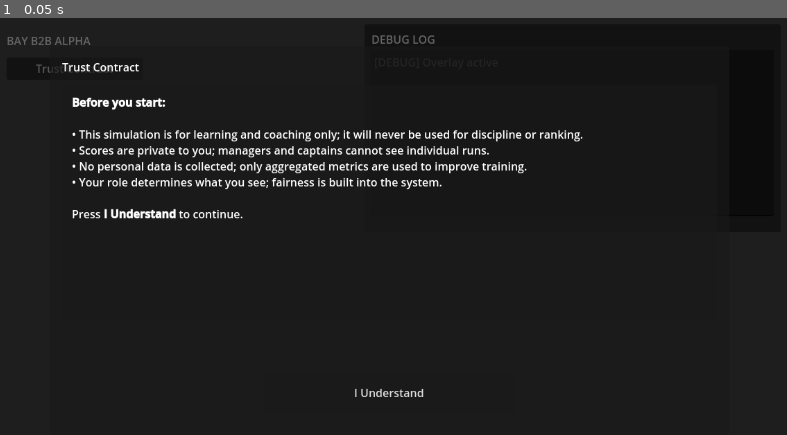
Above: before the commit, frame 1.
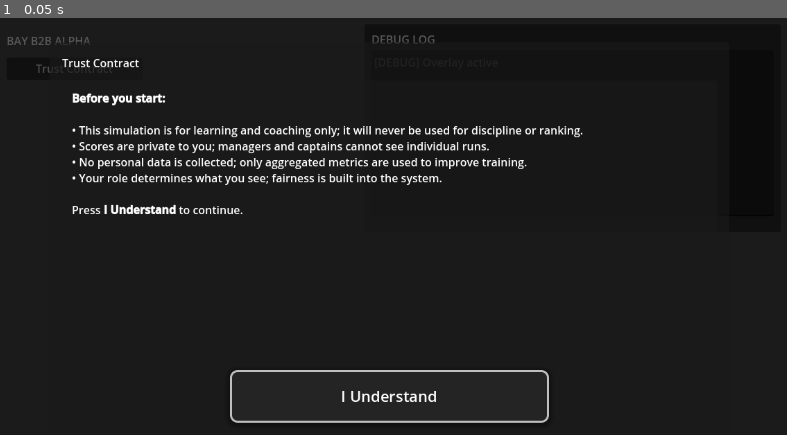
Above: after the commit, the same moment.

Repository: donotworryitisme-boop/wots-alpha
Game: Godot game, scene res://scenes/Main.tscn
The game is run twice, just before and just after one commit, with the same random seed, the same clock (stepped at 60 frames per second) and the same inputs.
Inputs:
- Up to frame 1 (0.05 s): no input

The runs differ from the first frame. In frame 1, 5.4% of the frame differs, in the area x 6-75%, y 5-98%.

Commit message:
here the button works fine

Diff:
--- a/ui/TrustContract.tscn
+++ b/ui/TrustContract.tscn
@@ -1,76 +1,148 @@
-[gd_scene load_steps=2 format=3]
+[gd_scene load_steps=6 format=3 uid="uid://cmdyksxy0imga"]
 
-[ext_resource type="Script" path="res://scripts/TrustContract.gd" id="1"]
+[ext_resource type="Script" uid="uid://dbg8uk1qnu80w" path="res://scripts/TrustContract.gd" id="1"]
+
+[sub_resource type="StyleBoxFlat" id="StyleBoxFlat_Normal"]
+bg_color = Color(0.14, 0.14, 0.14, 1)
+border_width_left = 3
+border_width_top = 3
+border_width_right = 3
+border_width_bottom = 3
+border_color = Color(0.75, 0.75, 0.75, 1)
+corner_radius_top_left = 10
+corner_radius_top_right = 10
+corner_radius_bottom_right = 10
+corner_radius_bottom_left = 10
+shadow_color = Color(0, 0, 0, 0.35)
+shadow_size = 8
+shadow_offset = Vector2(0, 2)
+
+[sub_resource type="StyleBoxFlat" id="StyleBoxFlat_Pressed"]
+bg_color = Color(0.1, 0.1, 0.1, 1)
+border_width_left = 4
+border_width_top = 4
+border_width_right = 4
+border_width_bottom = 4
+border_color = Color(0.92, 0.92, 0.92, 1)
+corner_radius_top_left = 10
+corner_radius_top_right = 10
+corner_radius_bottom_right = 10
+corner_radius_bottom_left = 10
+shadow_color = Color(0, 0, 0, 0.25)
+shadow_size = 6
+shadow_offset = Vector2(0, 1)
+
+[sub_resource type="StyleBoxFlat" id="StyleBoxFlat_Hover"]
+bg_color = Color(0.22, 0.22, 0.22, 1)
+border_width_left = 4
+border_width_top = 4
+border_width_right = 4
+border_width_bottom = 4
+border_color = Color(0.25, 0.75, 1, 1)
+corner_radius_top_left = 10
+corner_radius_top_right = 10
+corner_radius_bottom_right = 10
+corner_radius_bottom_left = 10
+shadow_color = Color(0, 0, 0, 0.5)
+shadow_size = 12
+shadow_offset = Vector2(0, 3)
+
+[sub_resource type="StyleBoxFlat" id="StyleBoxFlat_Focus"]
+bg_color = Color(0.16, 0.16, 0.16, 1)
+border_width_left = 4
+border_width_top = 4
+border_width_right = 4
+border_width_bottom = 4
+border_color = Color(1, 0.85, 0.2, 1)
+corner_radius_top_left = 10
+corner_radius_top_right = 10
+corner_radius_bottom_right = 10
+corner_radius_bottom_left = 10
+shadow_color = Color(0, 0, 0, 0.45)
+shadow_size = 12
+shadow_offset = Vector2(0, 3)
 
 [node name="TrustContract" type="CanvasLayer"]
 layer = 10
 script = ExtResource("1")
 
 [node name="Dimmer" type="ColorRect" parent="."]
+anchors_preset = 15
 anchor_right = 1.0
 anchor_bottom = 1.0
-mouse_filter = 0
-color = Color(0, 0, 0, 0.6)
+color = Color(0, 0, 0, 0.65)
 
 [node name="Root" type="Control" parent="."]
+layout_mode = 3
+anchors_preset = 15
 anchor_right = 1.0
 anchor_bottom = 1.0
+grow_horizontal = 2
+grow_vertical = 2
 mouse_filter = 2
 
 [node name="Center" type="CenterContainer" parent="Root"]
+layout_mode = 0
 anchor_right = 1.0
 anchor_bottom = 1.0
 mouse_filter = 2
 
 [node name="Panel" type="PanelContainer" parent="Root/Center"]
 custom_minimum_size = Vector2(980, 560)
+layout_mode = 2
 mouse_filter = 2
 
 [node name="Margin" type="MarginContainer" parent="Root/Center/Panel"]
+layout_mode = 2
+mouse_filter = 2
 theme_override_constants/margin_left = 18
 theme_override_constants/margin_top = 18
 theme_override_constants/margin_right = 18
 theme_override_constants/margin_bottom = 18
-mouse_filter = 2
 
 [node name="VBox" type="VBoxContainer" parent="Root/Center/Panel/Margin"]
+layout_mode = 2
+mouse_filter = 2
 theme_override_constants/separation = 14
-mouse_filter = 2
 
 [node name="Title" type="Label" parent="Root/Center/Panel/Margin/VBox"]
+layout_mode = 2
+mouse_filter = 0
 text = "Trust Contract"
-mouse_filter = 0
 
 [node name="BodyPanel" type="PanelContainer" parent="Root/Center/Panel/Margin/VBox"]
-custom_minimum_size = Vector2(0, 340)
-size_flags_vertical = 3
+custom_minimum_size = Vector2(0, 400)
+layout_mode = 2
 mouse_filter = 2
 
 [node name="BodyMargin" type="MarginContainer" parent="Root/Center/Panel/Margin/VBox/BodyPanel"]
+layout_mode = 2
+mouse_filter = 2
 theme_override_constants/margin_left = 14
 theme_override_constants/margin_top = 14
 theme_override_constants/margin_right = 14
 theme_override_constants/margin_bottom = 14
-mouse_filter = 2
 
 [node name="Body" type="RichTextLabel" parent="Root/Center/Panel/Margin/VBox/BodyPanel/BodyMargin"]
+layout_mode = 2
 bbcode_enabled = true
-scroll_active = true
-size_flags_vertical = 3
-mouse_filter = 0
-
-[node name="Spacer" type="Control" parent="Root/Center/Panel/Margin/VBox"]
-size_flags_vertical = 3
-mouse_filter = 0
 
 [node name="ButtonCenter" type="CenterContainer" parent="Root/Center/Panel/Margin/VBox"]
 custom_minimum_size = Vector2(0, 84)
+layout_mode = 2
 mouse_filter = 2
 
 [node name="AcceptButton" type="Button" parent="Root/Center/Panel/Margin/VBox/ButtonCenter"]
-custom_minimum_size = Vector2(360, 60)
+custom_minimum_size = Vector2(460, 76)
+layout_mode = 2
+mouse_filter = 2
+mouse_default_cursor_shape = 2
+theme_override_colors/font_color = Color(1, 1, 1, 1)
+theme_override_font_sizes/font_size = 22
+theme_override_styles/normal = SubResource("StyleBoxFlat_Normal")
+theme_override_styles/pressed = SubResource("StyleBoxFlat_Pressed")
+theme_override_styles/hover = SubResource("StyleBoxFlat_Hover")
+theme_override_styles/focus = SubResource("StyleBoxFlat_Focus")
 text = "I Understand"
-mouse_filter = 2
-focus_mode = 2
 
 [connection signal="pressed" from="Root/Center/Panel/Margin/VBox/ButtonCenter/AcceptButton" to="." method="_on_accept_pressed"]
